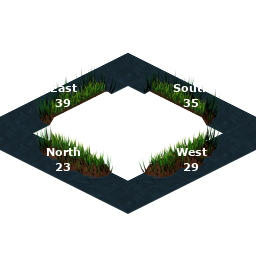
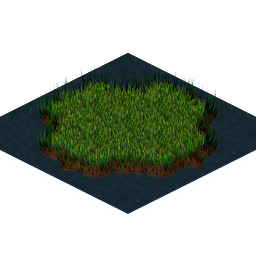
Layer changes from the first 256×256 image to the second:
hid group "Layer Group copy" (5 layers) over [47, 83, 209, 171]
showed "SE #2" over [96, 133, 160, 181]
showed "C #4" over [64, 116, 128, 161]
showed "SW #2" over [32, 99, 96, 145]
showed "C #3" over [128, 116, 192, 161]
showed "C #2" over [96, 100, 160, 145]
showed "C #1" over [64, 84, 128, 129]
showed "NE" over [160, 103, 223, 145]
showed "C" over [128, 84, 192, 129]
showed "NW" over [96, 70, 160, 113]
